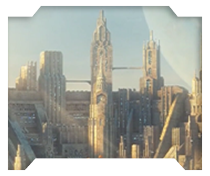
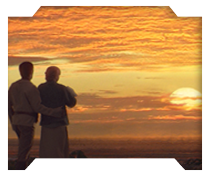
Layers edited between the first and the second 210x176 image:
painted on "Calque 2" over [7, 5, 203, 171]